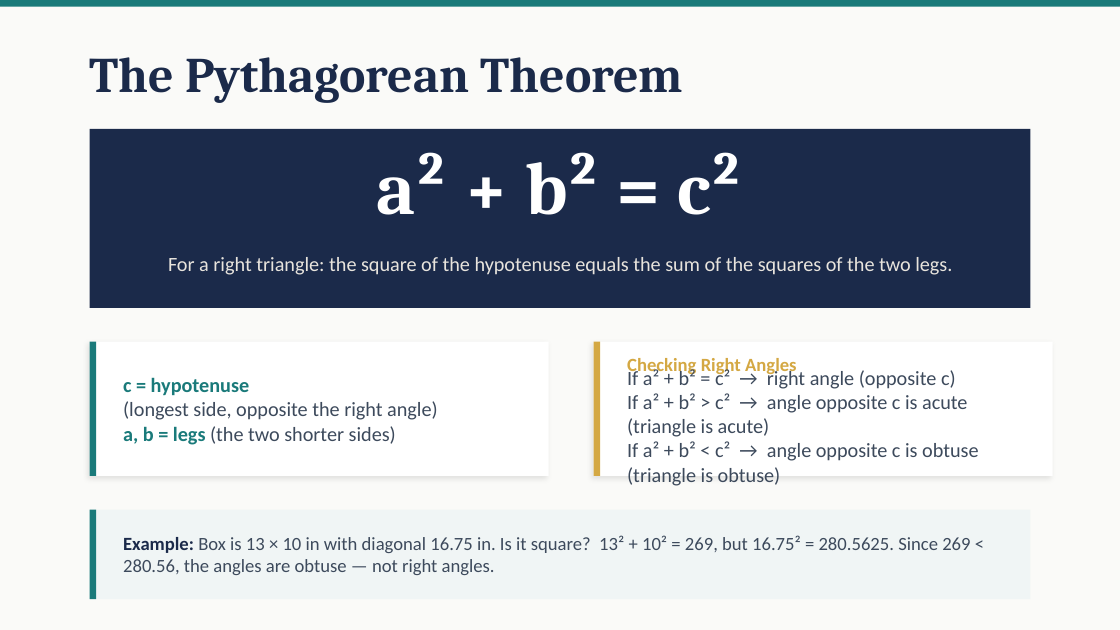
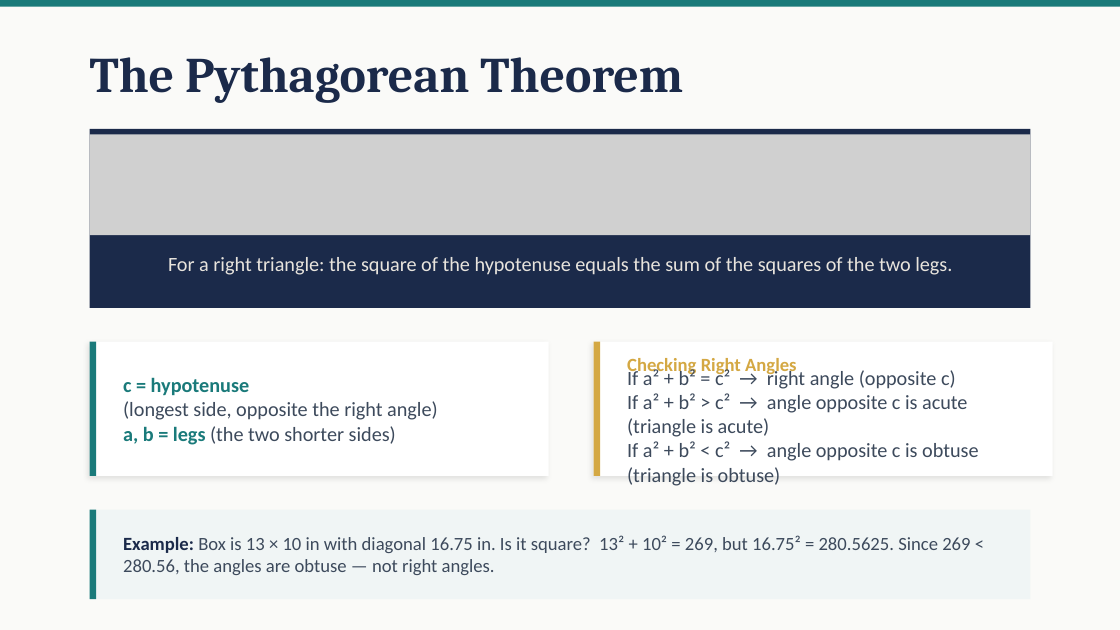
Before and after one commit to andrewhvolk/andrewhvolk.github.io, a slide deck: slide 37 of slides/Math130Unit2C.pptx. Drawn at 1120x630 pixels with LibreOffice and Linux fonts; fonts in the diff are those of the drawing; grey boxes stand for pictures. Boxes give left, top, right and bottom in pixels: in the first picture for what was removed or moved away, otherwise in the second. Text is boxed around its words. In the diff, an @@ line names an element or a change of style, - is before the commit and + after.

```diff
--- a/slides/Math130Unit2C.pptx
+++ b/slides/Math130Unit2C.pptx
@@ picture added at [90,134,1030,235] @@
@@ text removed at [376,152,743,215] @@
-a² + b² = c²
```
Also in this commit, not shown: 8 other slides changed.
